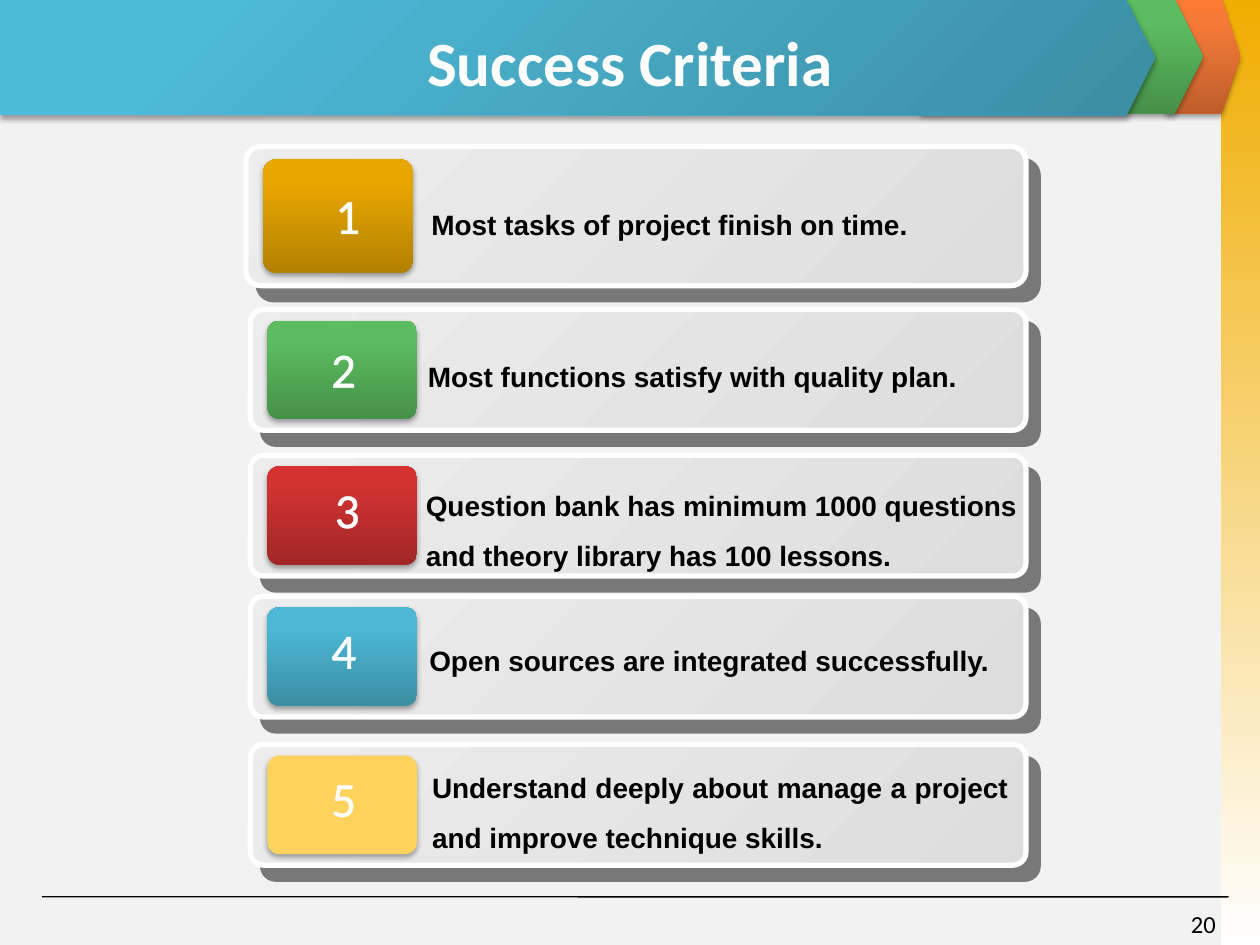
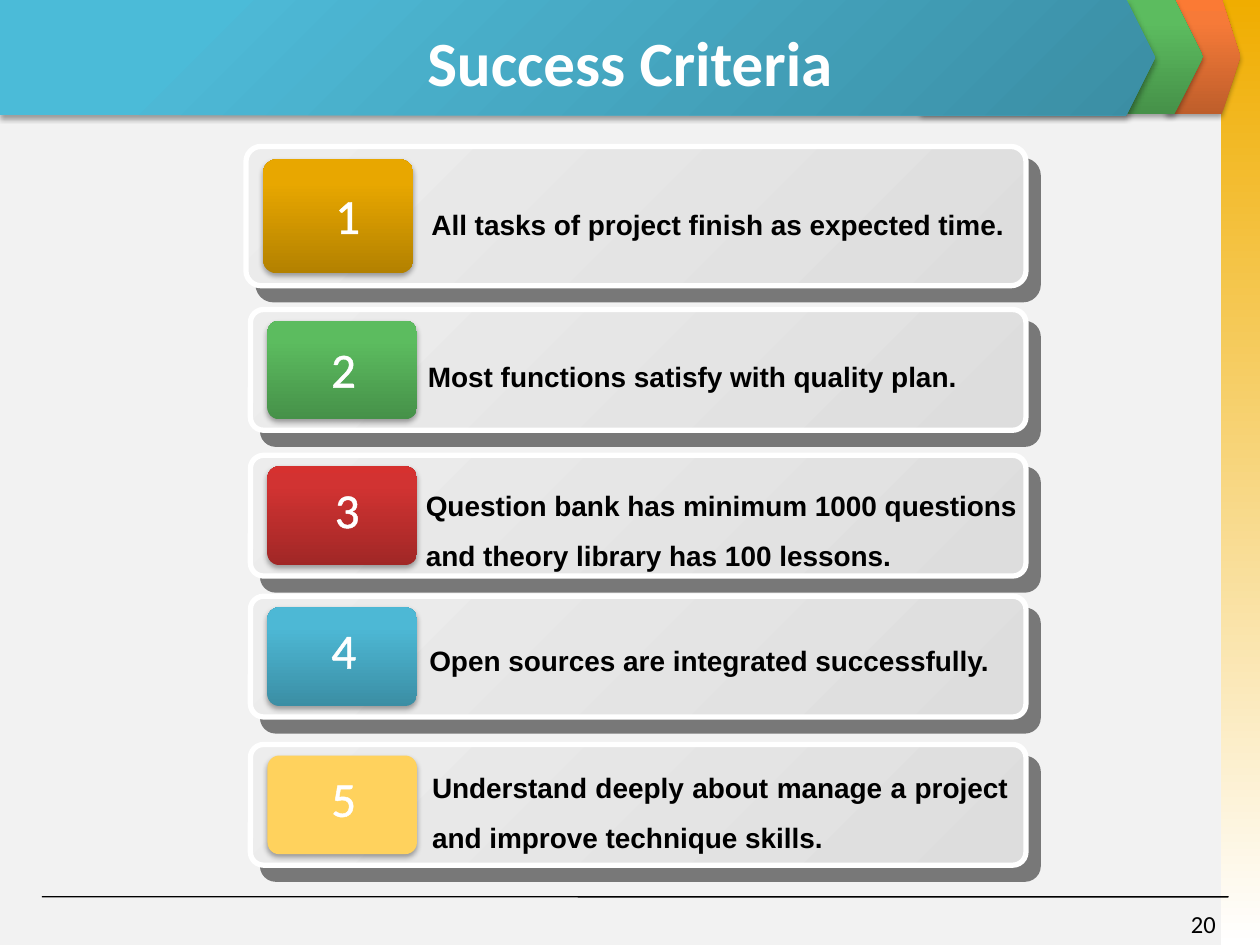
Before and after one commit to skyview059/e-learning-website, a slide deck: slide 20 of Document/Final report/Slide Present E-Learning.pptx. Drawn at 1260x945 pixels with LibreOffice and Linux fonts; fonts in the diff are those of the drawing. Boxes give left, top, right and bottom in pixels: in the first picture for what was removed or moved away, otherwise in the second. Text is boxed around its words. In the diff, an @@ line names an element or a change of style, - is before the commit and + after.

```diff
--- a/Document/Final report/Slide Present E-Learning.pptx
+++ b/Document/Final report/Slide Present E-Learning.pptx
@@ text at (x1=431, y1=214, x2=1003, y2=240): text changed @@
-Most tasks of project finish on time.
+All tasks of project finish as expected time.
```
